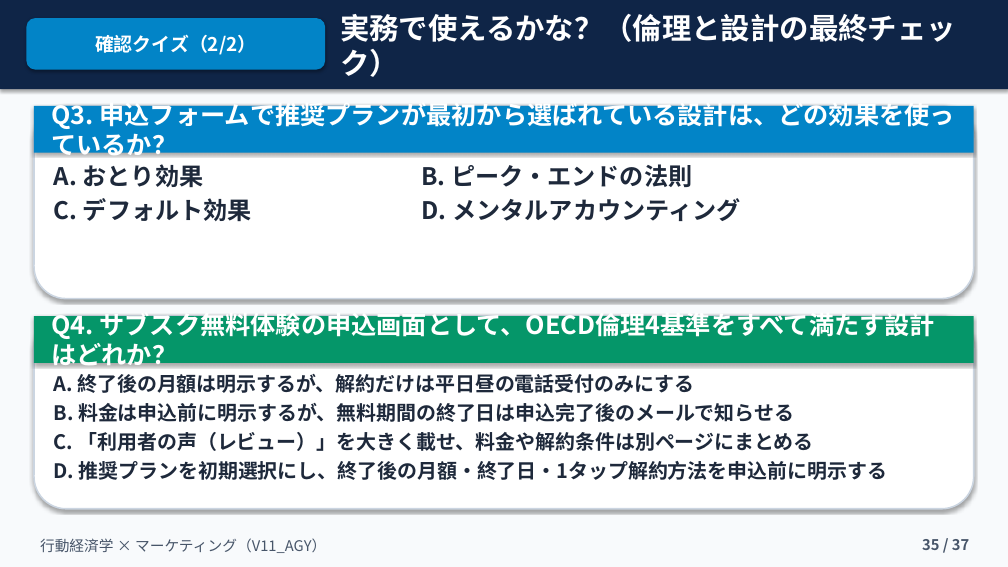
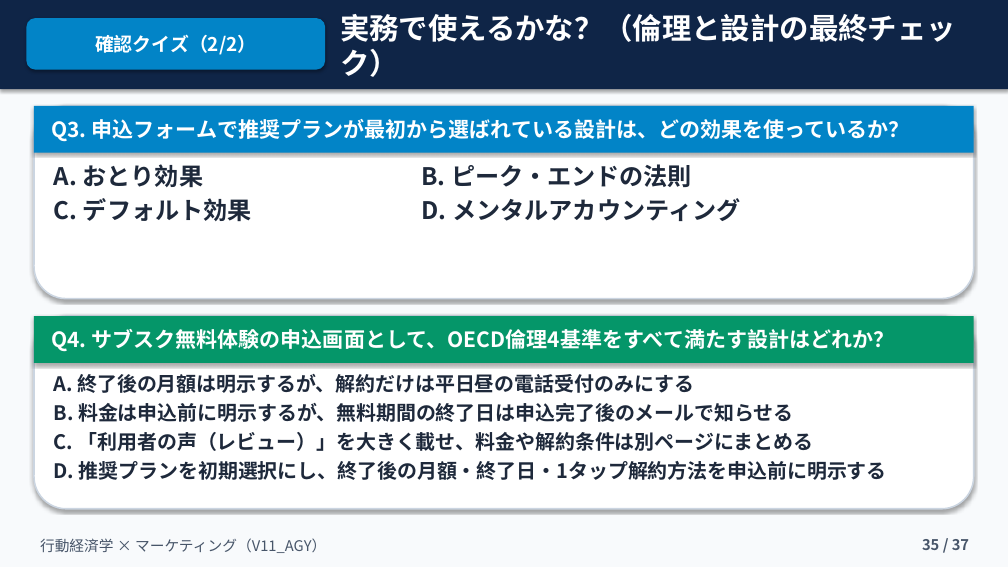
Before and after one commit to kkomatsu81/jns-slide-v11-agy, a slide deck: slide 35 of 融合版_V11_AGY.pptx. Drawn at 1008x567 pixels with LibreOffice and Linux fonts; fonts in the diff are those of the drawing. Boxes give left, top, right and bottom in pixels: in the first picture for what was removed or moved away, otherwise in the second. Text is boxed around its words. In the diff, an @@ line names an element or a change of style, - is before the commit and + after.

Commit message:
Fix V11_AGY quiz card heading auto-sizing (Slides 34-35)

```diff
--- a/融合版_V11_AGY.pptx
+++ b/融合版_V11_AGY.pptx
@@ text "Q3. 申込フォームで推奨プランが最初から選ばれている設計は、どの効果を使っているか？" at [51, 119, 910, 142]: size 24 to 20 pt @@
@@ text "Q4. サブスク無料体験の申込画面として、OECD倫理4基準をすべて満たす設計はどれか？" at [51, 329, 895, 352]: size 24 to 20 pt @@
```
Also in this commit, not shown: 5 other slides changed.
